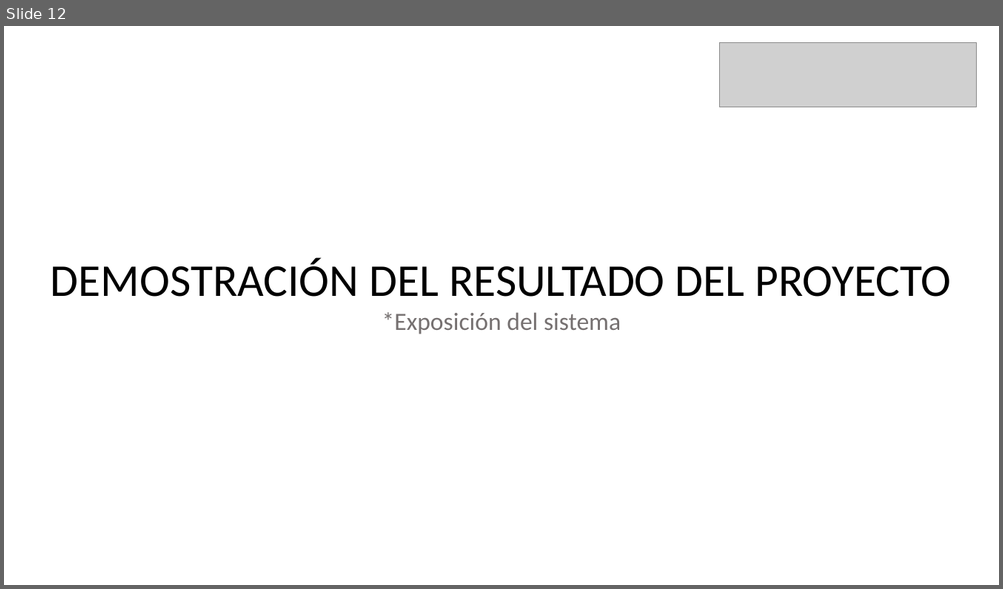
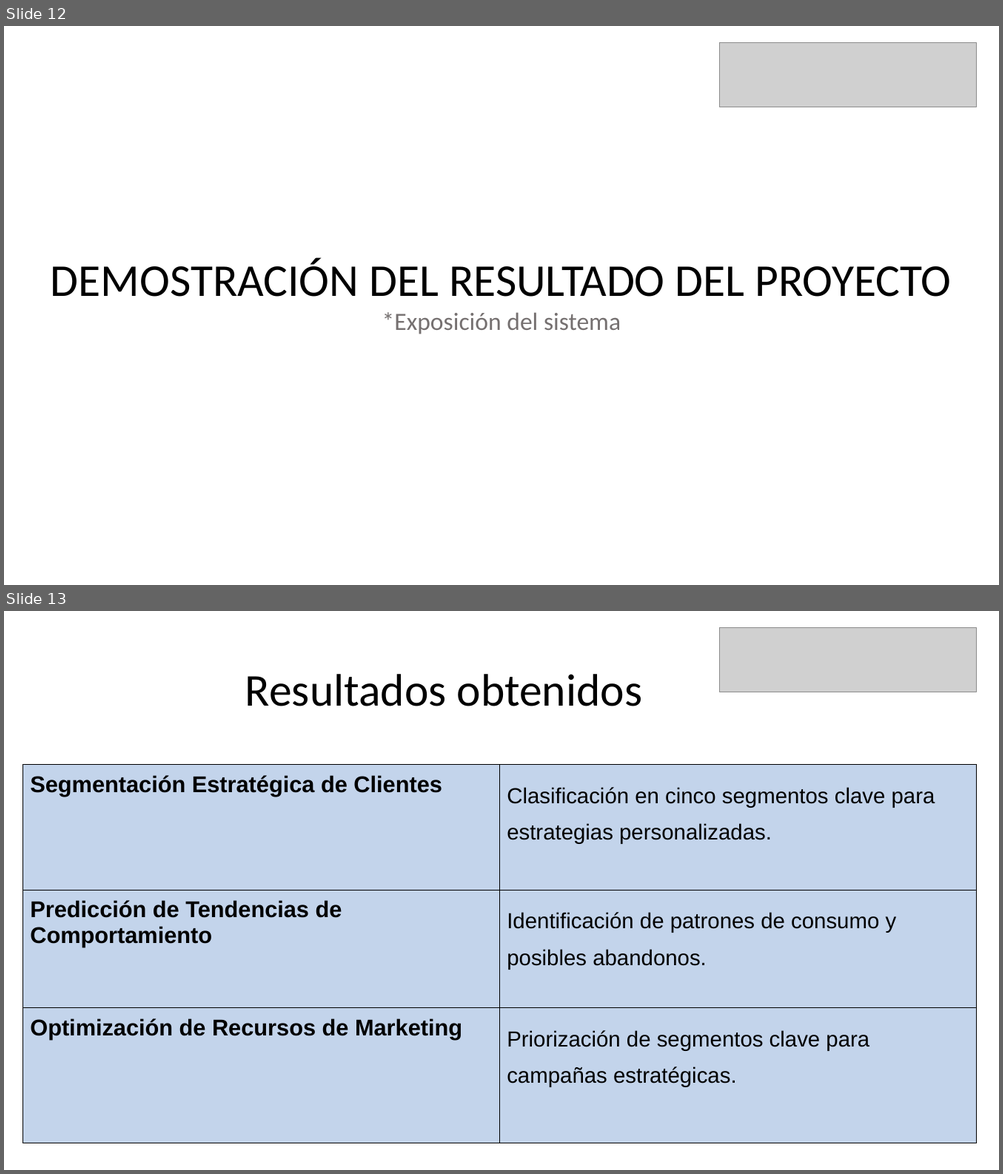
Before and after one commit to LucasCarrasco7/capstone-proyecto, a slide deck: Fase 3 /Evidencia Grupal/Formato Presentación final.pptx. Shown one above the other, each under a label of ours: slide 12 before the commit, slides 12 and 13 after it. The pictures are 1003x589 and 1003x1174 pixels, drawn with LibreOffice and Linux fonts; fonts in the diff are those of the drawing; grey boxes stand for pictures. Boxes give left, top, right and bottom in pixels: in the first picture for what was removed or moved away, otherwise in the second. Text is boxed around its words. In the diff, an @@ line names an element or a change of style, - is before the commit and + after.

```diff
--- a/Fase 3 /Evidencia Grupal/Formato Presentación final.pptx
+++ b/Fase 3 /Evidencia Grupal/Formato Presentación final.pptx
@@ slide 13 added at bbox=[4, 611, 999, 1170], background #FFFFFF @@
@@ picture added at bbox=[720, 628, 976, 692] @@
@@ text added at bbox=[245, 674, 642, 706], 44 pt, text #000000 @@
+Resultados obtenidos
@@ table added at bbox=[22, 765, 976, 1091], 3 rows, 2 columns @@
+Segmentación Estratégica de Clientes | Clasificación en cinco segmentos clave para estrategias personalizadas.
+Predicción de Tendencias de Comportamiento | Identificación de patrones de consumo y posibles abandonos.
+Optimización de Recursos de Marketing | Priorización de segmentos clave para campañas estratégicas.
```
Also in this commit, not shown: 2 slides changed, 1 other slide added, 2 slides removed.
